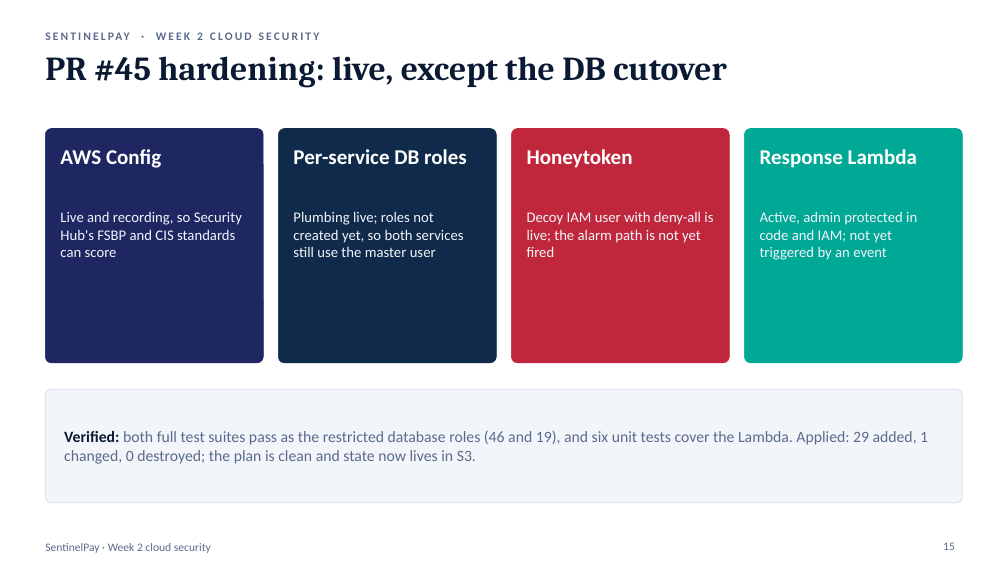
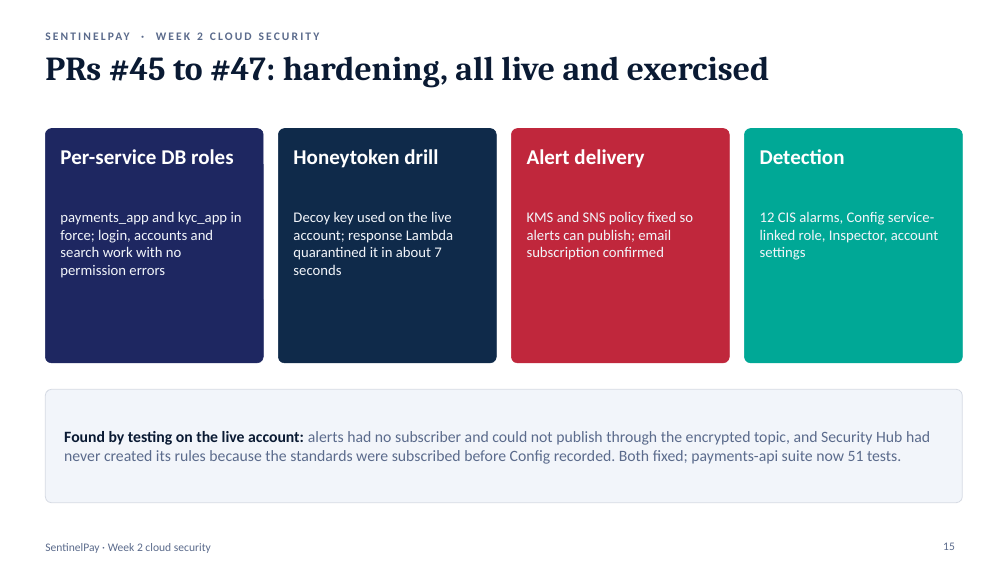
Before and after one commit to sadorect/Amdari-Project--02, a slide deck: slide 15 of docs/week2/assets/SentinelPay_Week2_Cloud.pptx. Drawn at 1008x567 pixels with LibreOffice and Linux fonts; fonts in the diff are those of the drawing. Boxes give left, top, right and bottom in pixels: in the first picture for what was removed or moved away, otherwise in the second. Text is boxed around its words. In the diff, an @@ line names an element or a change of style, - is before the commit and + after.

```diff
--- a/docs/week2/assets/SentinelPay_Week2_Cloud.pptx
+++ b/docs/week2/assets/SentinelPay_Week2_Cloud.pptx
@@ title at [45,56,769,88]: text changed @@
-PR #45 hardening: live, except the DB cutover
+PRs #45 to #47: hardening, all live and exercised
@@ text at [60,149,234,164]: text changed @@
-AWS Config
+Per-service DB roles
@@ text at [293,149,438,168]: text changed @@
-Per-service DB roles
+Honeytoken drill
@@ text at [527,149,644,168]: text changed @@
-Honeytoken
+Alert delivery
@@ text at [760,149,845,164]: text changed @@
-Response Lambda
+Detection
@@ text at [60,211,242,278]: text changed @@
-Live and recording, so Security Hub's FSBP and CIS standards can score
+payments_app and kyc_app in force; login, accounts and search work with no permission errors
@@ text at [293,211,454,275]: text changed @@
-Plumbing live; roles not created yet, so both services still use the master user
+Decoy key used on the live account; response Lambda quarantined it in about 7 seconds
@@ text at [527,211,694,260]: text changed @@
-Decoy IAM user with deny-all is live; the alarm path is not yet fired
+KMS and SNS policy fixed so alerts can publish; email subscription confirmed
@@ text at [760,212,938,260]: text changed @@
-Active, admin protected in code and IAM; not yet triggered by an event
+12 CIS alarms, Config service-linked role, Inspector, account settings
@@ text at [64,431,930,464]: text changed @@
-Verified: both full test suites pass as the restricted database roles (46 and 19), and six unit tests cover the Lambda. Applied: 29 added, 1 changed, 0 destroyed; the plan is clean and state now lives in S3.
+Found by testing on the live account: alerts had no subscriber and could not publish through the encrypted topic, and Security Hub had never created its rules because the standards were subscribed before Config recorded. Both fixed; payments-api suite now 51 tests.
```
Also in this commit, not shown: 5 other slides changed, 1 other file.
